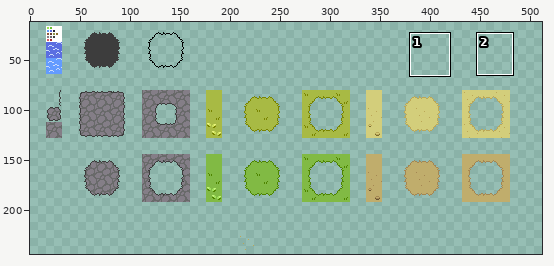
Two states of a pixel-art file, skyro/ulohy/ui-ux/tileset-2025/tileset.ase. Above, an overview of the earlier version with the close-up marked.
Close-up. Old version:
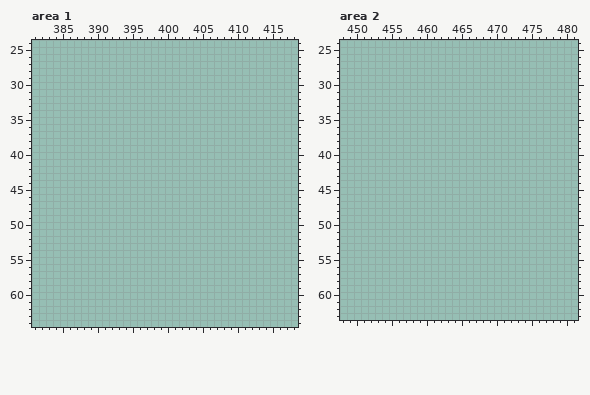
512x512 pixels, 1 frame. Colours within 5 levels of each other are drawn and written as one. Shown: area 1: x 381..418, y 24..64; area 2: x 448..481, y 24..63. The wide view leaves out empty margins. The commit also changed other parts of the picture, which this record leaves out.
Visible layers, top first: "Main Layer", "Help Layer".
Palette (. is transparent): 
After the commit:
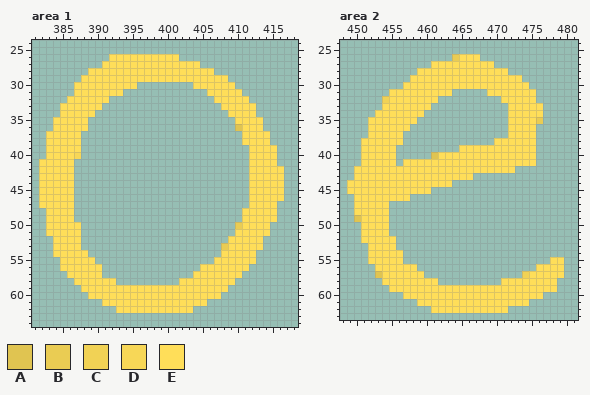
Colours new in this view: A #e0c451  B #eacc53  C #f1d255  D #f7d757  E #ffde59
Edits made:
Changed rows in their new state; - is an unchanged pixel.
Area 1, layer "Main Layer":
first column x 382:
26 ----------EEEEEEEEEE---------------
27 ---------EEEEEEEEEEEEEE------------
28 -------EEEEEEEEEEEEEEEEEE----------
29 ------EEEEEEEEEEEEEEEEEEEEE--------
30 -----EEEEEEEEE--------EEEEEE-------
31 -----EEEEEEE------------EEEEE------
32 ----EEEEEE---------------EEEEE-----
33 ---EEEEEE-----------------EEEEE----
34 ---EEEEE-------------------EEEE----
35 --EEEEE---------------------EEEE---
36 --EEEEE---------------------AEEE---
37 -EEEEE-----------------------EEEE--
38 -EEEEE-----------------------EEEE--
39 -EEEEE------------------------EEEE-
40 -EEEED------------------------EEEE-
41 EEEEE-------------------------EEEE-
42 EEEEE-------------------------EEEEE
43 EEEEE-------------------------EEEEE
44 EEEEE-------------------------EEEEE
45 EEEEE-------------------------EEEEE
46 EEEEE-------------------------EEEEE
47 EEEEE-------------------------EEEE-
48 -EEEE------------------------EEEEE-
49 -EEEE------------------------EEEEE-
50 -EEEEE----------------------BEEEE--
51 -EEEEE----------------------EEEEE--
52 --EEEE---------------------EEEEE---
53 --EEEE--------------------BEEEEE---
54 --EEEEE-------------------EEEEE----
55 ---EEEEE-----------------EEEEEE----
56 ---EEEEEE--------------EEEEEEE-----
57 ----EEEEE-------------EEEEEEE------
58 -----EEEEEE---------EEEEEEEE-------
59 ------EEEEEEEEEEEEEEEEEEEEE--------
60 -------EEEEEEEEEEEEEEEEEEE---------
61 ---------EEEEEEEEEEEEEEE-----------
62 -----------EEEEEEEEEEE-------------
Area 2, layer "Main Layer":
first column x 449:
26 ---------------BEEE------------
27 ------------EEEEEEEEE----------
28 ----------EEEEEEEEEEEEE--------
29 ---------EEEEEEEEEEEEEEEE------
30 --------EEEEEEEEEEEEEEEEEE-----
31 ------EEEEEEEEE-----EEEEEEE----
32 -----CEEEEEEE---------EEEEE----
33 -----EEEEEEE-----------EEEEE---
34 ----EEEEEEE------------EEEEE---
35 ---EEEEEEE-------------EEEEB---
36 ---EEEEEE--------------EEEE----
37 ---EEEEE---------------EEEE----
38 --EEEEEE-------------EEEEEE----
39 --EEEEE---------EEEEEEEEEEE----
40 --EEEEE-----AEEEEEEEEEEEEEE----
41 --EEEEE-EEEEEEEEEEEEEEEEEEE----
42 -EEEEEEEEEEEEEEEEEEEEEEE-------
43 -EEEEEEEEEEEEEEEEE-------------
44 EEEEEEEEEEEEEEE----------------
45 EEEEEEEEEEEE-------------------
46 -EEEEEEEE----------------------
47 -EEEEE-------------------------
48 -EEEEE-------------------------
49 -AEEEE-------------------------
50 --EEEE-------------------------
51 --EEEE-------------------------
52 --EEEEE------------------------
53 ---EEEE------------------------
54 ---EEEEE-----------------------
55 ---EEEEE---------------------EE
56 ----EEEEEE-----------------EEEE
57 ----AEEEEEE--------------CEEEEE
58 -----EEEEEEEE---------EEEEEEEE-
59 ------EEEEEEEEEEEEEEEEEEEEEEEE-
60 --------EEEEEEEEEEEEEEEEEEEE---
61 ----------EEEEEEEEEEEEEEEE-----
62 ------------EEEEEEEEEEE--------
Pixel boxes of the changes (left, top, right, bottom) in both close-ups:
added: (39, 54, 284, 313)
added: (347, 54, 564, 313)
